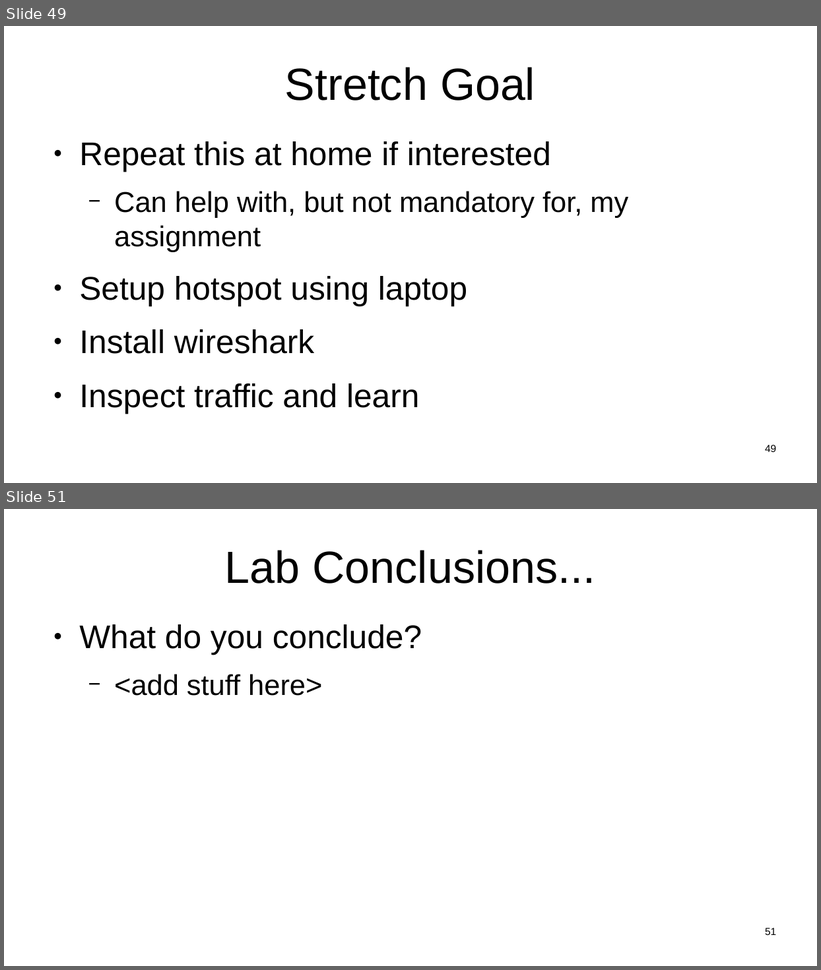
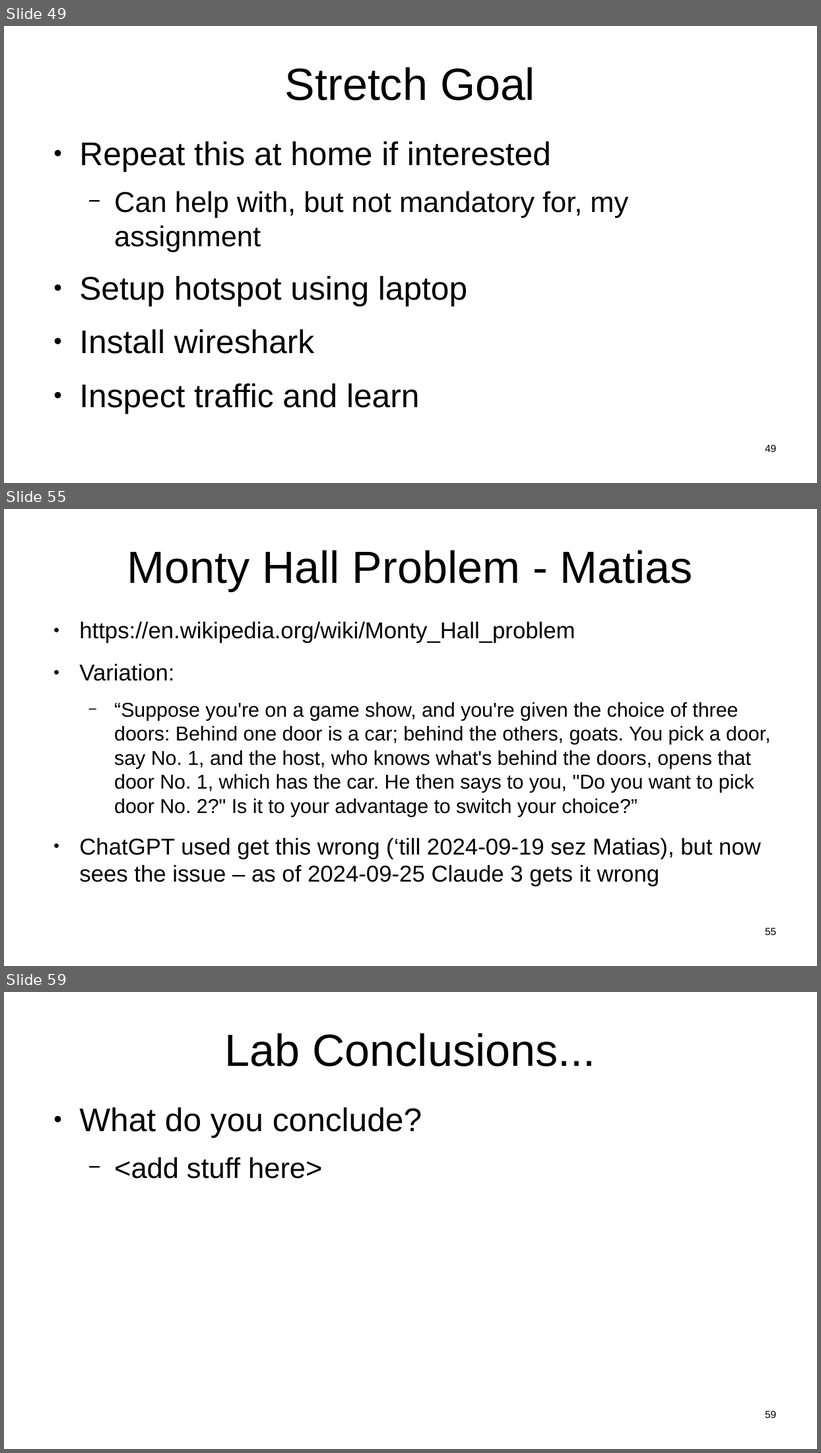
Before and after one commit to sftcd/witidtm, a slide deck: lectures/2024-2025/labs.odp. Shown one above the other, each under a label of ours: slides 49 and 51 before the commit, slides 49, 55 and 59 after it; the slides between them are not shown. The pictures are 821x970 and 821x1453 pixels, drawn with LibreOffice and Linux fonts; fonts in the diff are those of the drawing. Boxes give left, top, right and bottom in pixels: in the first picture for what was removed or moved away, otherwise in the second. Text is boxed around its words. In the diff, an @@ line names an element or a change of style, - is before the commit and + after.

```diff
--- a/lectures/2024-2025/labs.odp
+++ b/lectures/2024-2025/labs.odp
@@ slide 55 added at (4, 509, 817, 966), background #FFFFFF @@
@@ title added at (127, 550, 693, 591), 44 pt, text #000000 @@
+Monty Hall Problem - Matias
@@ text added at (79, 621, 770, 887), 19.6 pt, text #000000 @@
+● https://en.wikipedia.org/wiki/Monty_Hall_problem
+● Variation:
+  − “Suppose you're on a game show, and you're given the choice of three doors: Behind one door is a car; behind the others, goats. You pick a door, say No. 1, and the host, who knows what's behind the doors, opens that door No. 1, which has the car. He then says to you, "Do you want to pick door No. 2?" Is it to your advantage to switch your choice?”
+● ChatGPT used get this wrong (‘till 2024-09-19 sez Matias), but now sees the issue – as of 2024-09-25 Claude 3 gets it wrong
@@ page number added at (765, 928, 776, 935), 10 pt, text #000000 @@
+55
@@ what was slide 51 is now slide 59 @@
@@ page number at (765, 1411, 776, 1418): text changed @@
-51
+59
```
Also in this commit, not shown: 7 slides changed, 7 other slides added, 3 other files.
